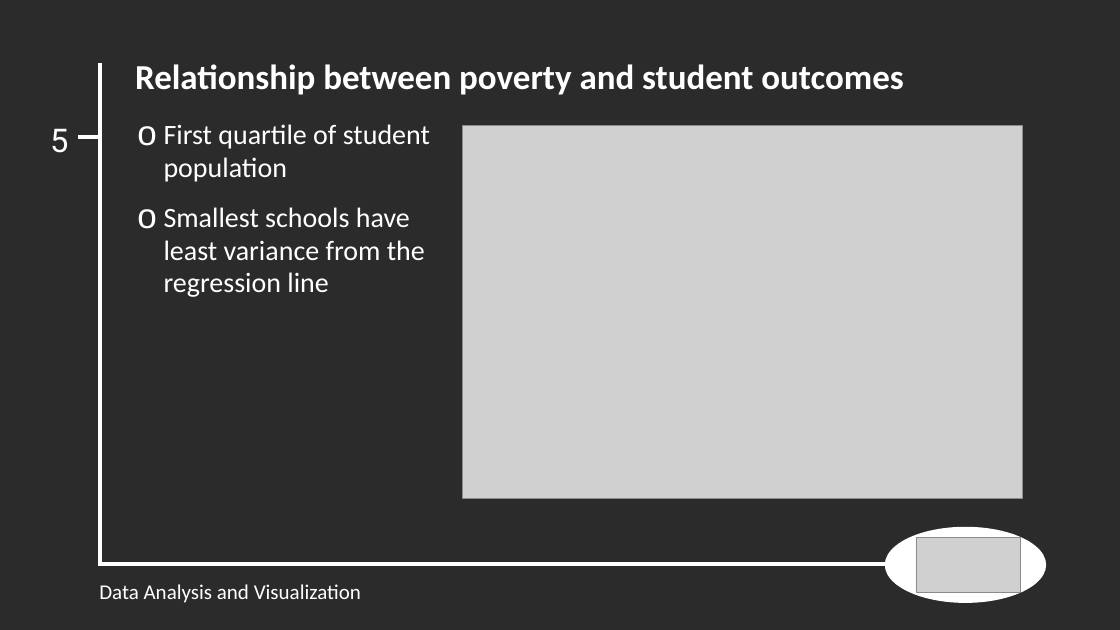
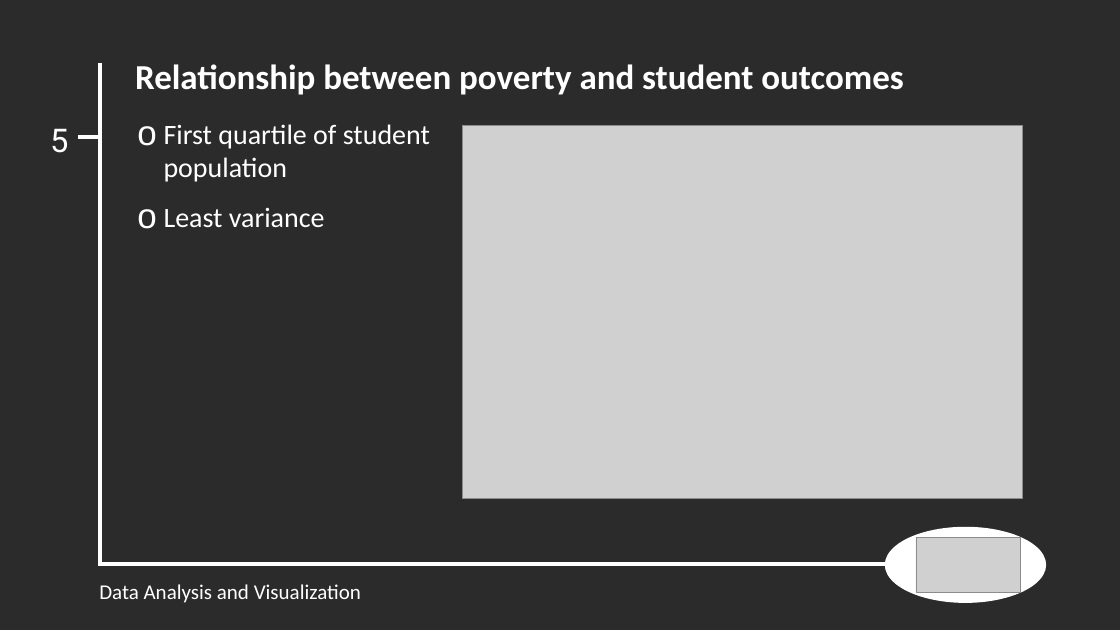
Before and after one commit to schoolperformanceproject/BetterSchools, a slide deck: slide 5 of EdPresentation.pptx. Drawn at 1120x630 pixels with LibreOffice and Linux fonts; fonts in the diff are those of the drawing; grey boxes stand for pictures; background and template pictures are left out; a plain dark background stands for a picture behind light text. Boxes give left, top, right and bottom in pixels: in the first picture for what was removed or moved away, otherwise in the second. Text is boxed around its words. In the diff, an @@ line names an element or a change of style, - is before the commit and + after.

```diff
--- a/EdPresentation.pptx
+++ b/EdPresentation.pptx
@@ text at [164,207,325,227]: text changed @@
-  o Smallest schools have least variance from the regression line
+  o Least variance
```
Also in this commit, not shown: 6 other slides changed, 1 other file.
